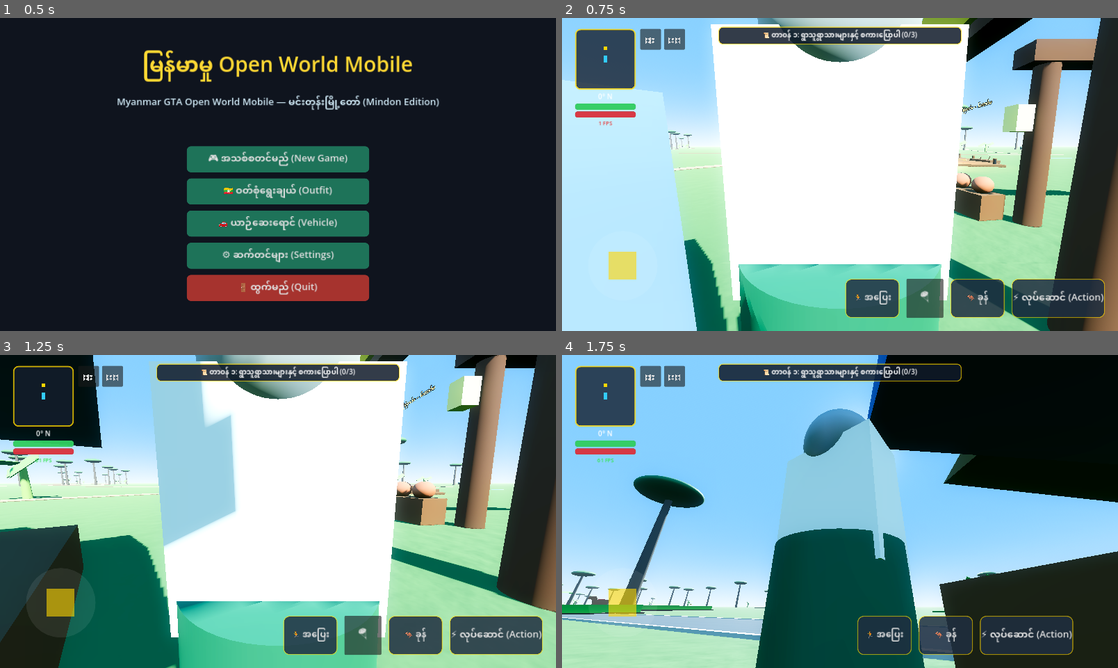
Above: before the commit, frames 1-4 (two rows, left to right).
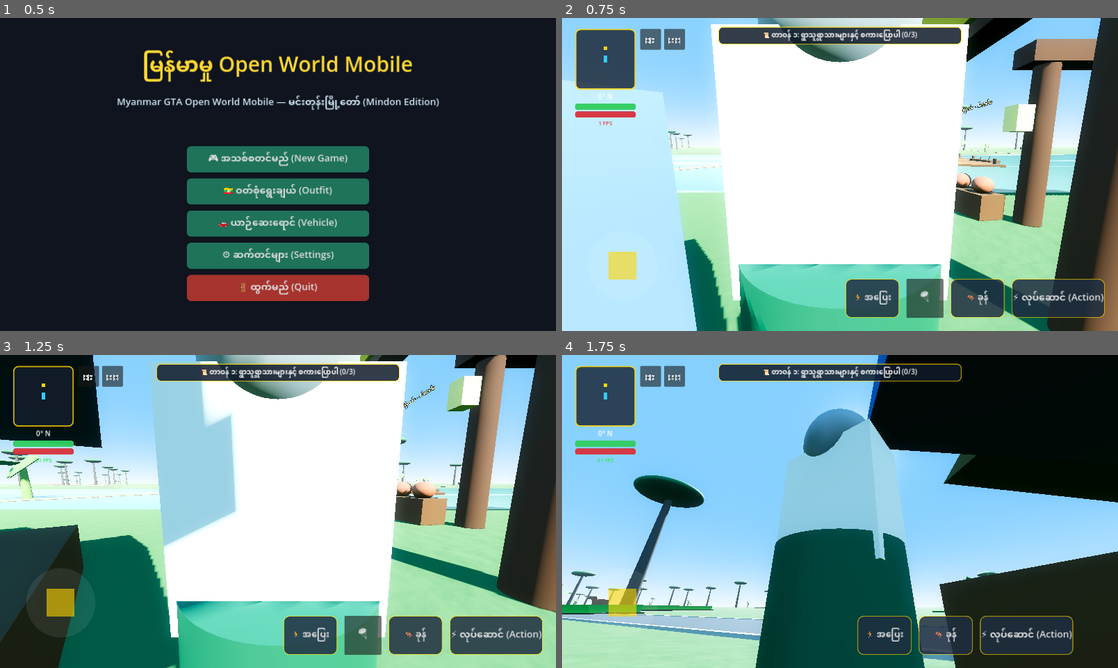
Above: after the commit, the same moments.

Repository: sudohlaingwin/gta-open-world
Game: Godot game, scene res://scenes/main_menu.tscn
Same seed, same stepped clock (60 frames per second), same inputs: the game is played once before the commit and once after it.
Inputs (mouse positions are in pixels of both pictures, inside the frame that each line leads up to):
- Up to frame 1 (0.5 s): no input
- Up to frame 2 (0.75 s): click "🎮 အသစ်စတင်မည် (New Game)" at 0.5 s
- Up to frame 3 (1.25 s): no input
- Up to frame 4 (1.75 s): drag from (628, 611) to (895, 442) at 1.27 s

Frame 1 is identical in both runs. In frame 2, 2.3% of the frame differs, in the area x 19-93%, y 43-56%; in frame 3, 2.1%; in frame 4, nothing differs.

Commit message:
feat(slice-174): Grand Ayeyarwady River Navigable Channel (800m x 85m) overhaul

Diff:
--- a/scenes/world.tscn
+++ b/scenes/world.tscn
@@ -61,7 +61,7 @@
 shader = ExtResource("31_water_shader")
 
 [sub_resource type="BoxMesh" id="BoxMesh_river"]
-size = Vector3(140.0, 0.4, 28.0)
+size = Vector3(800.0, 0.6, 85.0)
 
 [sub_resource type="Environment" id="Environment_1"]
 background_mode = 2
Not shown, changed: COLLAB.md
